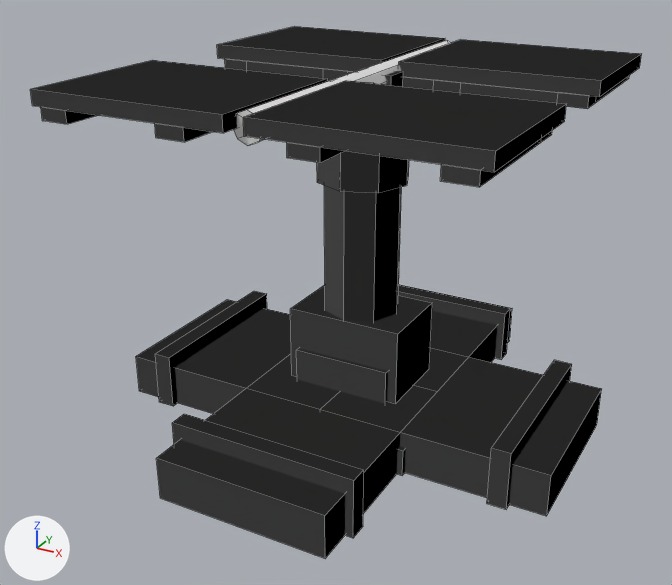
One commit to the OBJ model src/main/resources/assets/electricity/models/pv_dual/pv_dual.obj: the scene before it, then after it.
Before and after are seen from a 50 mm camera at (0.854, -1.671, 1.114) aimed at (-0.033, -0.059, 0.307). Lighting does not change. The marker at lower left points along +X, +Y and +Z. The picture after the commit comes second. Mesh edges are drawn as thin lines. Materials are left out; every surface is plain grey. Where no turn or scale is listed for an object, it has been applied to the vertices.

The first picture shows 'harness', 'harness.001', 'harness.002', 'harness_east', 'harness_east.001', 'harness_north', 'harness_south', 'harness_south.001', 'harness_west', 'harness_west.001', 'pedestal', 'rotate_azimuth.001', 'rotate_elevation.001', 'rotate_elevation_modules.001', 'rotate_elevation_modules.002' and 2 more.
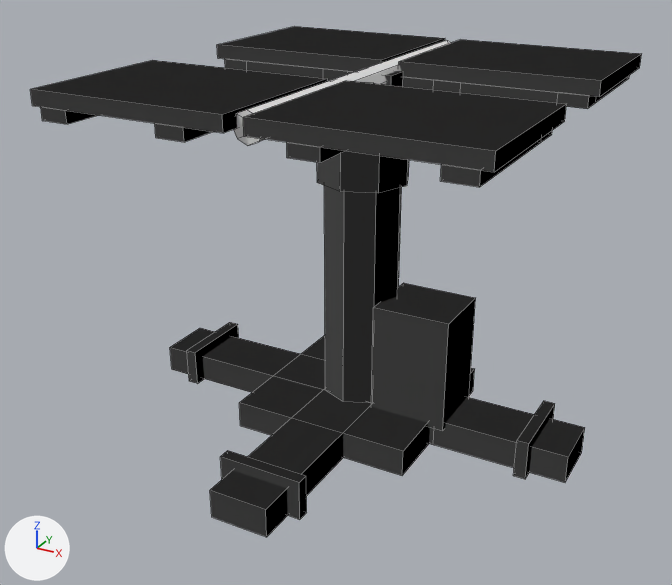
The change, as a list of edits to the scene's bpy script:
```text
Change me_harness:
    remove me_harness.from_pydata(...)  # 16 vertices, 12 faces; spans x -0.11..0.11, y -0.1..0.1, z 0.088..0.168
    add me_harness.from_pydata(...)  # 4 vertices, 1 face; spans x 0.065..0.235, y -0.075..0.075, z 0.3
    me_harness part 1: the whole mesh is rebuilt
Change me_harness_001:
    verts and faces of me_harness_001; kept vertices keep their numbers, new ones are numbered from 4
    remove me_harness_001.from_pydata(...)  # 4 vertices, 1 face; spans x -0.13..0.13, y -0.09..0.09, z 0.26
    add me_harness_001.from_pydata(...)  # 8 vertices, 5 faces; spans x 0.065..0.235, y -0.075..0.075, z 0.05..0.3
    me_harness_001 part 2
    add delete_vertices([*range(0, 4)])  # with the faces that use them
    add verts[4] = (0.065, -0.075, 0.05)
    add verts[5] = (0.065, 0.075, 0.05)
    add verts[6] = (0.065, 0.075, 0.3)  # pixel (403, 282)
    add verts[7] = (0.065, -0.075, 0.3)  # pixel (373, 307)
    add for new, old in zip([*range(8, 12)], [*range(4, 8)]): verts[new] = verts[old] + (0.17, 0.0, 0.0)
    add faces += [(4, 8, 9, 5), (5, 9, 10, 6), (4, 7, 11, 8), (4, 5, 6, 7), (8, 11, 10, 9)]
Change me_harness_002:
    remove me_harness_002.from_pydata(...)  # 8 vertices, 5 faces; spans x -0.13..0.13, y -0.09..0.09, z 0.094..0.26
    add me_harness_002.from_pydata(...)  # 8 vertices, 6 faces; spans x 0.0..0.21, y -0.062..0.063, z 0.0..0.063
    me_harness_002 part 3: the whole mesh is rebuilt
Change me_harness_east:
    remove me_harness_east.from_pydata(...)  # 8 vertices, 6 faces; spans x 0.385..0.425, y -0.205..0.205, z 0.0..0.128
    add me_harness_east.from_pydata(...)  # 8 vertices, 6 faces; spans x 0.4..0.425, y -0.09..0.09, z 0.0..0.085
    me_harness_east part 4: the whole mesh is scaled about its middle by (0.625, 0.439, 0.664), then moved by (0.008, 0.0, -0.022)
Change me_harness_east_001:
    remove me_harness_east_001.from_pydata(...)  # 8 vertices, 6 faces; spans x 0.0..0.5, y -0.188..0.188, z 0.0..0.094
    add me_harness_east_001.from_pydata(...)  # 8 vertices, 6 faces; spans x 0.0..0.5, y -0.062..0.063, z 0.0..0.063
    me_harness_east_001 part 5: the whole mesh is scaled about the mesh origin by (1, 0.333, 0.665)
Change me_harness_north:
    remove me_harness_north.from_pydata(...)  # 8 vertices, 6 faces; spans x -0.188..0.188, y 0.0..0.5, z 0.0..0.094
    add me_harness_north.from_pydata(...)  # 8 vertices, 6 faces; spans x -0.062..0.062, y 0.0..0.5, z 0.0..0.062
    me_harness_north part 6: the whole mesh is scaled about the mesh origin by (0.333, 1, 0.665)
Change me_harness_south:
    remove me_harness_south.from_pydata(...)  # 8 vertices, 6 faces; spans x -0.188..0.188, y -0.5..0.0, z 0.0..0.094
    add me_harness_south.from_pydata(...)  # 8 vertices, 6 faces; spans x -0.062..0.062, y -0.5..0.0, z 0.0..0.063
    me_harness_south part 7: the whole mesh is scaled about the mesh origin by (0.333, 1, 0.665)
Change me_harness_south_001:
    remove me_harness_south_001.from_pydata(...)  # 8 vertices, 6 faces; spans x -0.205..0.205, y -0.425..-0.385, z 0.0..0.128
    add me_harness_south_001.from_pydata(...)  # 8 vertices, 6 faces; spans x -0.09..0.09, y -0.425..-0.4, z 0.0..0.085
    me_harness_south_001 part 8: the whole mesh is scaled about its middle by (0.439, 0.625, 0.664), then moved by (0.0, -0.008, -0.022)
Change me_harness_west:
    remove me_harness_west.from_pydata(...)  # 8 vertices, 6 faces; spans x -0.5..0.0, y -0.188..0.188, z 0.0..0.094
    add me_harness_west.from_pydata(...)  # 8 vertices, 6 faces; spans x -0.5..0.0, y -0.062..0.063, z 0.0..0.063
    me_harness_west part 9: the whole mesh is scaled about the mesh origin by (1, 0.333, 0.665)
Change me_harness_west_001:
    remove me_harness_west_001.from_pydata(...)  # 8 vertices, 6 faces; spans x -0.425..-0.385, y -0.205..0.205, z 0.0..0.128
    add me_harness_west_001.from_pydata(...)  # 8 vertices, 6 faces; spans x -0.425..-0.4, y -0.09..0.09, z 0.0..0.085
    me_harness_west_001 part 10: the whole mesh is scaled about its middle by (0.625, 0.439, 0.664), then moved by (-0.008, 0.0, -0.022)
```

Location of each change, (x1, y1, x2, y2) in pixels of the pictures (672 x 585 px):
'harness_south', rescaled (42% narrower, 16% shorter): before (156, 381, 436, 558); after (210, 389, 372, 537)
'harness_east.001', rescaled: before (322, 348, 602, 516); after (429, 397, 585, 483)
'harness_west', rescaled: before (136, 299, 340, 414); after (170, 328, 325, 392)
'harness.001', reshaped (25% narrower, 168% taller): before (291, 285, 432, 334); after (371, 298, 476, 431)
'harness_south.001', moved, rescaled (54% narrower, 45% shorter): before (172, 414, 364, 538); after (220, 451, 307, 519)
'harness.002', reshaped (mostly hidden afterwards): before (290, 304, 432, 404); after (371, 402, 434, 445)
'harness', reshaped: before (296, 348, 388, 403); after (373, 283, 475, 324)
'harness_east', moved, rescaled (50% narrower, 47% shorter): before (487, 360, 572, 509); after (513, 401, 555, 479)
'harness_west.001', moved, rescaled (53% narrower, 46% shorter): before (155, 291, 267, 406); after (187, 322, 239, 384)
'harness_north', rescaled (not visible afterwards): before (401, 285, 512, 392)
'harness_north.001', unchanged, covered by the edit: before (398, 285, 510, 360)
